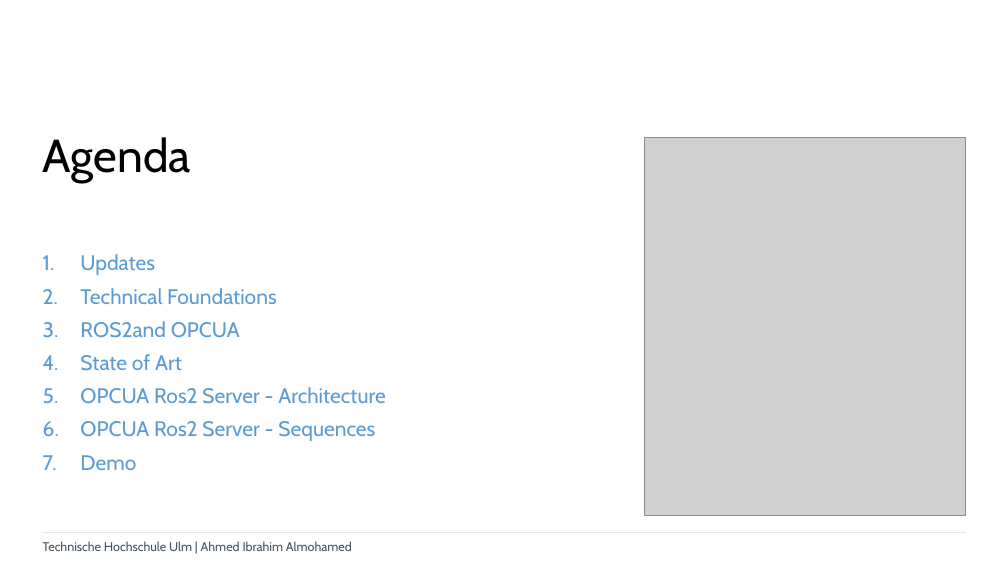
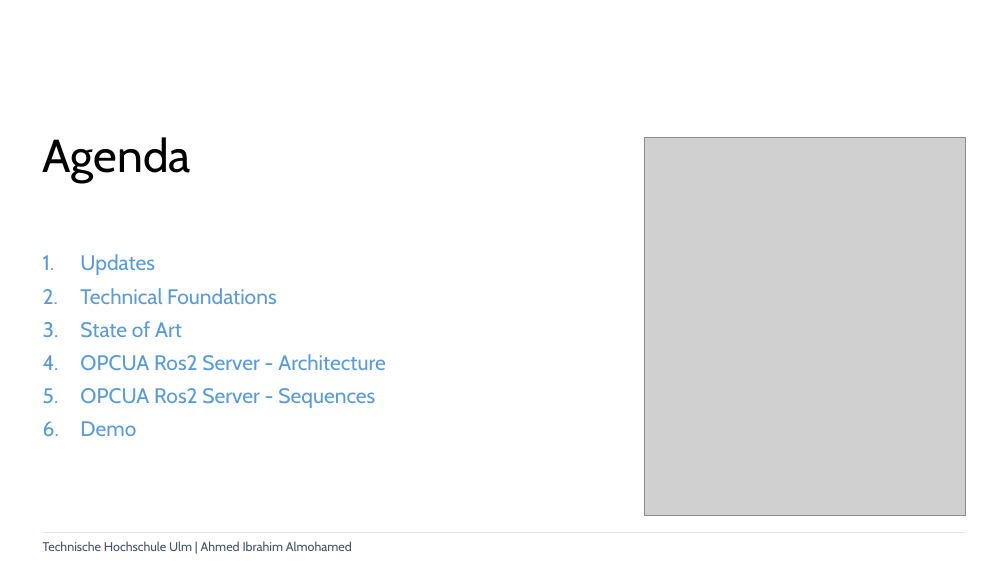
Before and after one commit to aialmohamed/MPA_KR3_Digital_Twin, a slide deck: slide 2 of Documents/Presentations/Meeting_21_11_2024.pptx. Drawn at 1008x567 pixels with LibreOffice and Linux fonts; fonts in the diff are those of the drawing; grey boxes stand for pictures; background and template pictures are left out. Boxes give left, top, right and bottom in pixels: in the first picture for what was removed or moved away, otherwise in the second. Text is boxed around its words. In the diff, an @@ line names an element or a change of style, - is before the commit and + after.

```diff
--- a/Documents/Presentations/Meeting_21_11_2024.pptx
+++ b/Documents/Presentations/Meeting_21_11_2024.pptx
@@ subtitle at (x1=80, y1=321, x2=240, y2=338): paragraph removed @@
-3. ROS2and OPCUA
```
Also in this commit, not shown: 3 other slides changed, 7 slides added.
